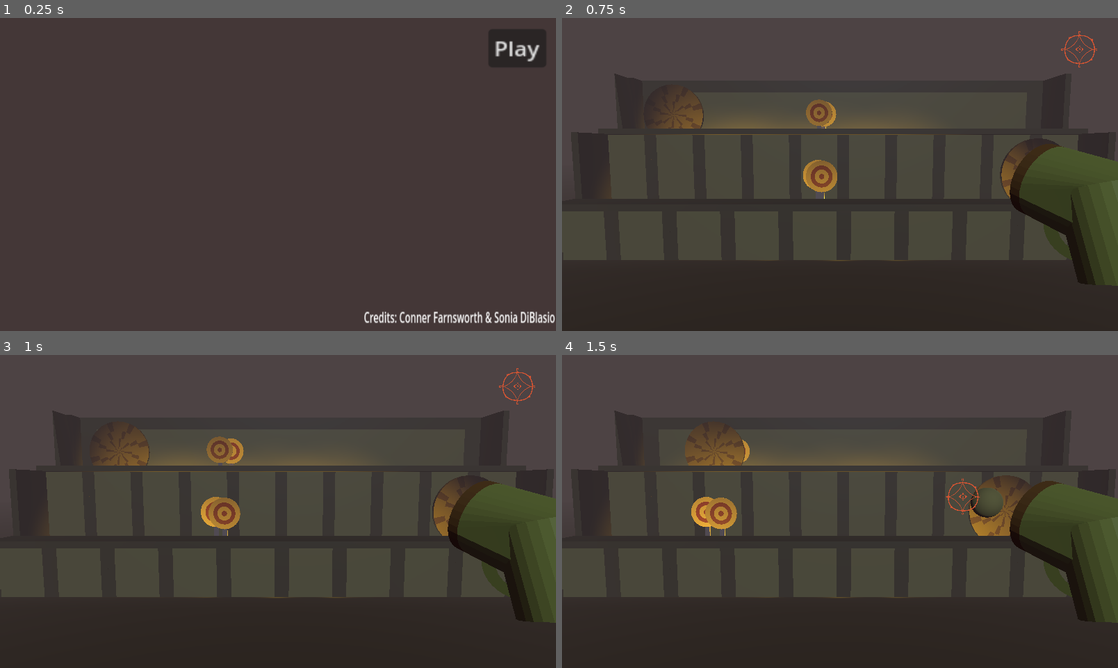
Above: before the commit, frames 1-4 (two rows, left to right).
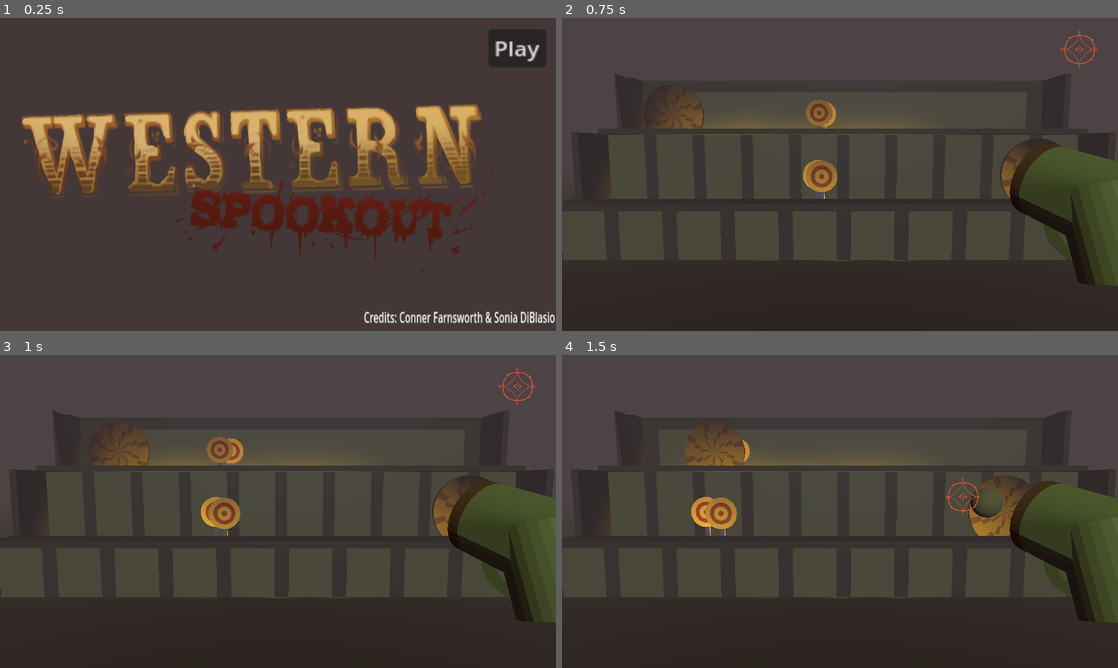
Above: after the commit, the same moments.

Repository: ConnerF6/HackYSU2026Western
Game: Godot game, scene res://Scenes/title_screen.tscn
Same seed, same stepped clock (60 frames per second), same inputs: the game is played once before the commit and once after it. The project has no main scene, so this scene is started directly.
Inputs (mouse positions are in pixels of both pictures, inside the frame that each line leads up to):
- Up to frame 1 (0.25 s): no input
- Up to frame 2 (0.75 s): click "Play" at 0.5 s
- Up to frame 3 (1 s): no input
- Up to frame 4 (1.5 s): move the mouse to (962, 495) at 1.27 s; click (962, 495) at 1.42 s

The runs differ from the first frame. In frame 1, 15% of the frame differs, in the area x 3-89%, y 27-83%; in frame 2, nothing differs; in frame 3, nothing differs; in frame 4, nothing differs.

Commit message:
Executable added

Diff:
--- a/Scenes/title_screen.tscn
+++ b/Scenes/title_screen.tscn
@@ -1,6 +1,7 @@
-[gd_scene load_steps=2 format=3 uid="uid://c5hol1yy8fepe"]
+[gd_scene load_steps=3 format=3 uid="uid://c5hol1yy8fepe"]
 
 [ext_resource type="Script" uid="uid://bbieaqf4s251x" path="res://Scripts/title_screen.gd" id="1_klylv"]
+[ext_resource type="Texture2D" uid="uid://6y5pbr8fi5ka" path="res://ArtAssets/western shootout title.png" id="2_p3fck"]
 
 [node name="TitleScreen" type="Control"]
 layout_mode = 3
@@ -39,4 +40,8 @@
 scale = Vector2(1.15802, 1.89483)
 text = "Credits: Conner Farnsworth & Sonia DiBlasio"
 
+[node name="Sprite2D" type="Sprite2D" parent="."]
+position = Vector2(523, 346)
+texture = ExtResource("2_p3fck")
+
 [connection signal="pressed" from="Play" to="." method="_on_play_pressed"]
Not shown, added: export_presets.cfg
Not shown, added: Western_Spook-out.console.exe
Not shown, added: Western_Spook-out.exe
Not shown, added: Western_Spook-out.pck
